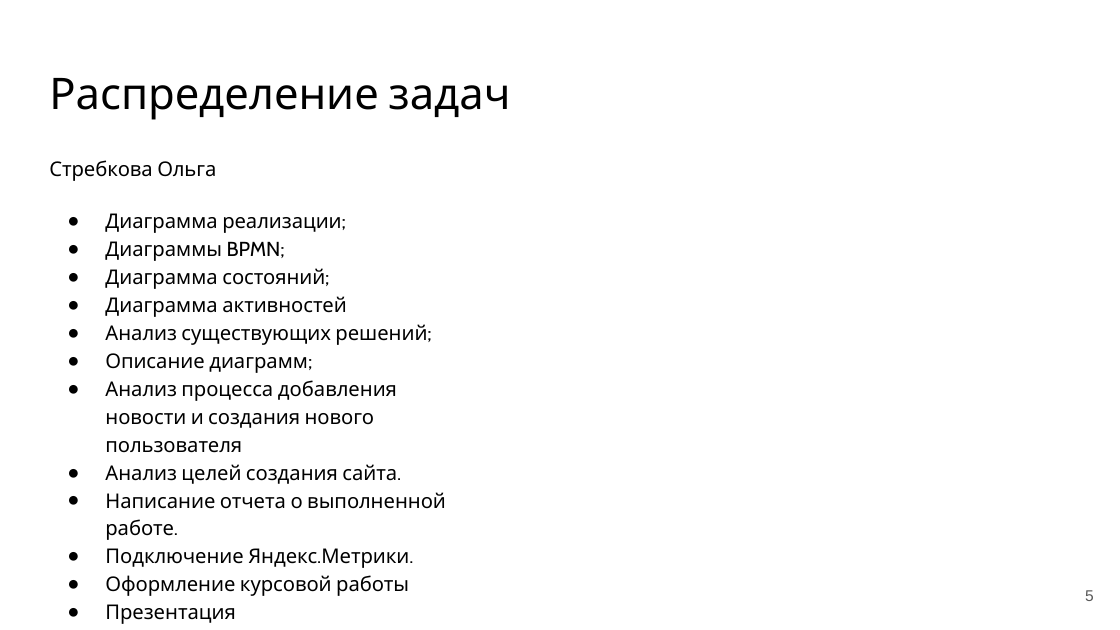
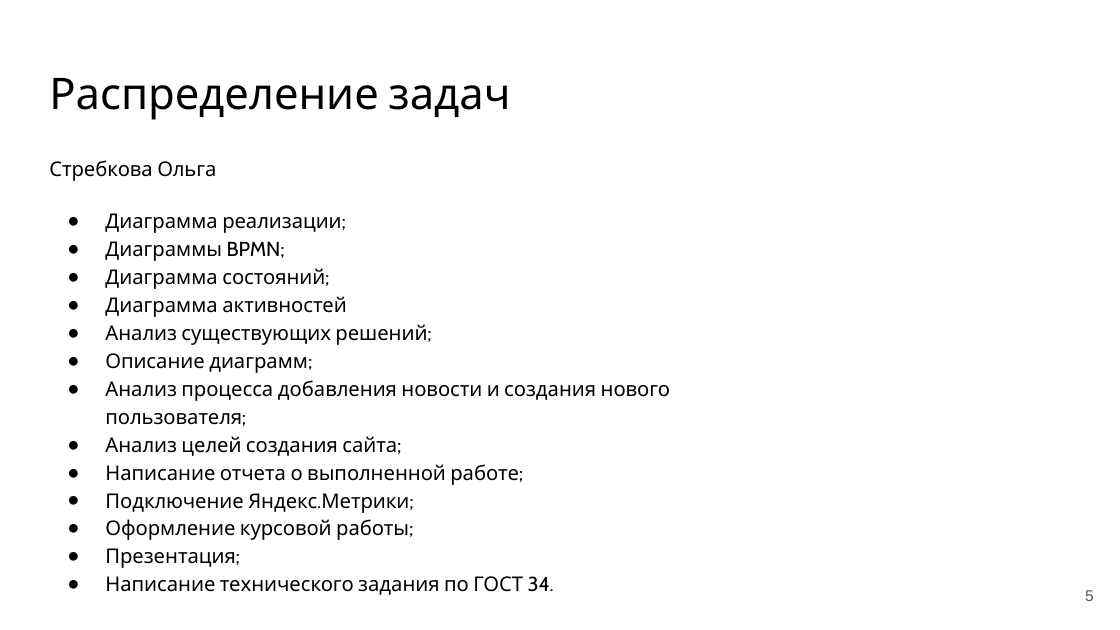
Before and after one commit to Zeleboba99/school-board, a slide deck: slide 5 of Документация/Презентация.pptx. Drawn at 1120x630 pixels with LibreOffice and Linux fonts; fonts in the diff are those of the drawing. Boxes give left, top, right and bottom in pixels: in the first picture for what was removed or moved away, otherwise in the second. Text is boxed around its words. In the diff, an @@ line names an element or a change of style, - is before the commit and + after.

```diff
--- a/Документация/Презентация.pptx
+++ b/Документация/Презентация.pptx
@@ text at [105,380,671,595]: text changed @@
-● Анализ процесса добавления новости и создания нового пользователя
-● Анализ целей создания сайта.
-● Написание отчета о выполненной работе.
-● Подключение Яндекс.Метрики.
-● Оформление курсовой работы
-● Презентация
+● Анализ процесса добавления новости и создания нового пользователя;
+● Анализ целей создания сайта;
+● Написание отчета о выполненной работе;
+● Подключение Яндекс.Метрики;
+● Оформление курсовой работы;
+● Презентация;
+● Написание технического задания по ГОСТ 34.
```
Also in this commit, not shown: 1 other slide changed, 1 other file.
